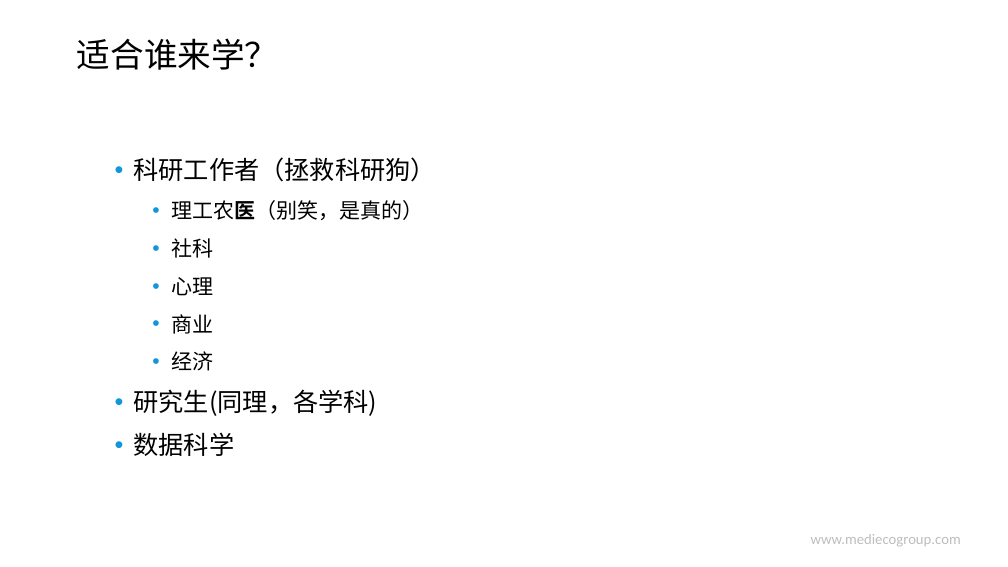
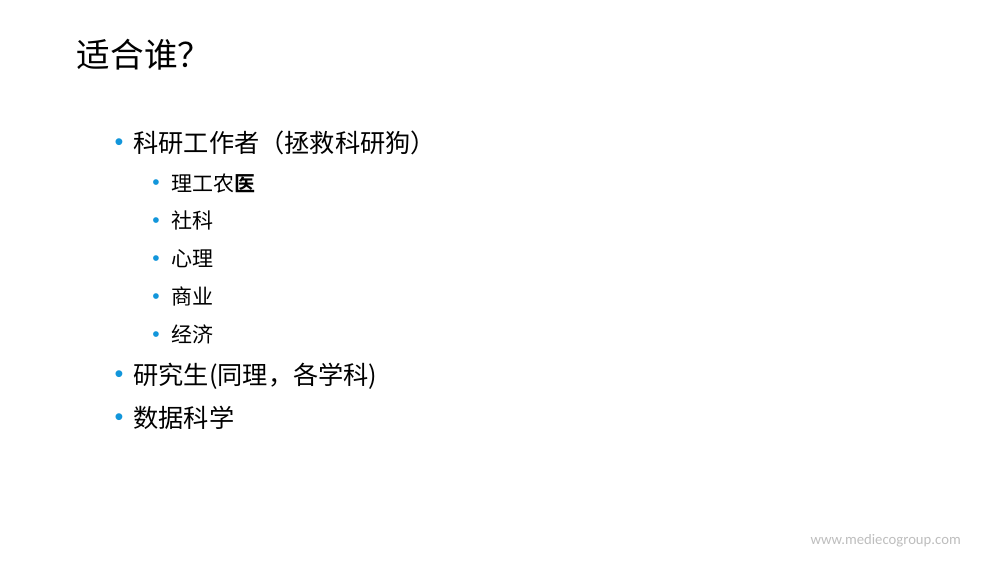
Before and after one commit to hao203/rmd_china, a slide deck: slide 13 of slides/00.Introduction/00-Intro.pptx (slide 12 before the commit). Drawn at 1008x567 pixels with LibreOffice and Linux fonts; fonts in the diff are those of the drawing; background and template pictures are left out. Boxes give left, top, right and bottom in pixels: in the first picture for what was removed or moved away, otherwise in the second. Text is boxed around its words. In the diff, an @@ line names an element or a change of style, - is before the commit and + after.

```diff
--- a/slides/00.Introduction/00-Intro.pptx
+++ b/slides/00.Introduction/00-Intro.pptx
@@ background #CCE8CF to #FFFFFF @@
@@ title at box(77, 39, 211, 70): text changed @@
-适合谁来学？
+适合谁？
@@ text "科研工作者（拯救科研狗）": place and size @@
-text "科研工作者（拯救科研狗）" at box(134, 157, 436, 456)
+text "科研工作者（拯救科研狗）" at box(134, 130, 436, 429)
@@ text at box(171, 173, 255, 193): text changed @@
-    • 理工农医（别笑，是真的）
+    • 理工农医
```
Also in this commit, not shown: 21 other slides changed, 3 slides removed, 2 other files.
